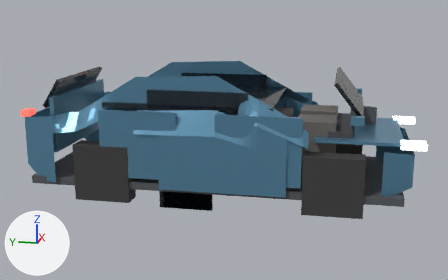
Before and after pictures for a commit that changed the glTF model assets/models/suv_lod.glb.
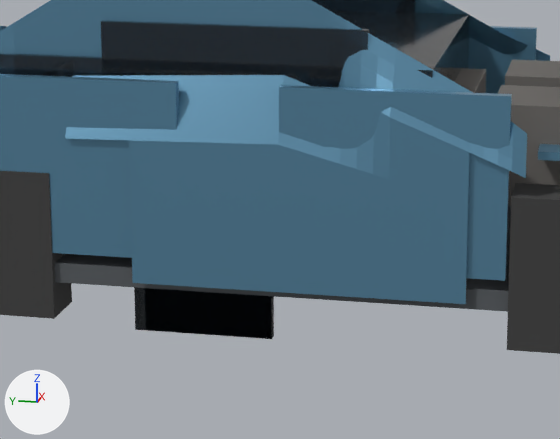
There are two pictures of each version: one whole from a camera (50 mm lens) standing at (-8.3, -1.69, 2.74) and looking at (0.0, -0.02, 0.66), one close up on the part from 24% to 72% of the width and 29% to 89% of the height. Arrows for +X, +Y and +Z are at lower left; the lights stay in place. The first two pictures are the older version. Where no turn or scale is listed for an object, it has been applied to the vertices.

In view in the first close-up: 'body_mesh', 'cab_mesh', 'door_fl_mesh', 'door_fr_mesh', 'door_rr_mesh', 'seat_r', 'tire_fr', 'tire_rr', 'trim_mesh', 'window_fixed_r', 'window_fl_mesh', 'window_fr_mesh', 'window_rl_mesh' and 4 more.
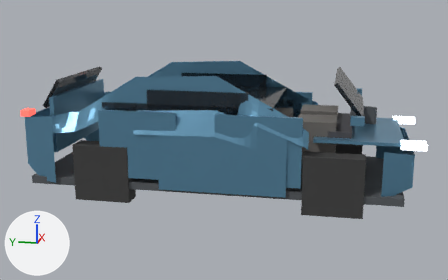
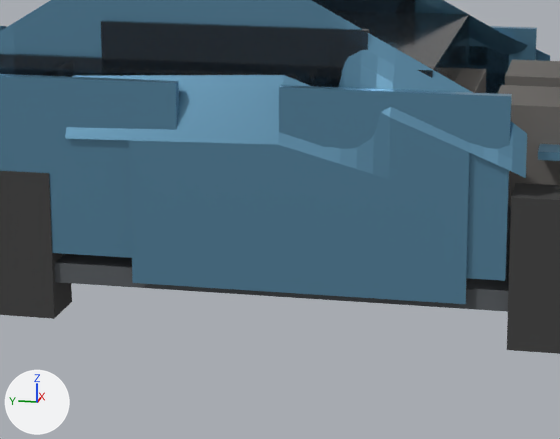
Changed parts and their boxes (x1, y1, x2, y2) in the close-ups (560 x 439 px):
'window_fl_mesh', moved: before (134, 287, 273, 339); after (468, 46, 509, 94)
'window_rl_mesh', moved (not visible afterwards): before (145, 288, 273, 339)
'window_fr_mesh', moved (not visible afterwards): before (272, 296, 274, 337)

What the commit changed:
Object 'window_fl_mesh' (ob_window_fl_mesh) moves from (-0.01, 0.54, -0.24) to (0.94, -0.64, 0.96).
Object 'window_fr_mesh' (ob_window_fr_mesh) moves from (0.01, 0.54, -0.24) to (-0.94, -0.64, 0.96).
Object 'window_rl_mesh' (ob_window_rl_mesh) moves from (-0.01, 0.51, -0.24) to (0.94, 0.91, 0.96).
Object 'window_rr_mesh' (ob_window_rr_mesh) moves from (0.01, 0.51, -0.24) to (-0.94, 0.91, 0.96).
